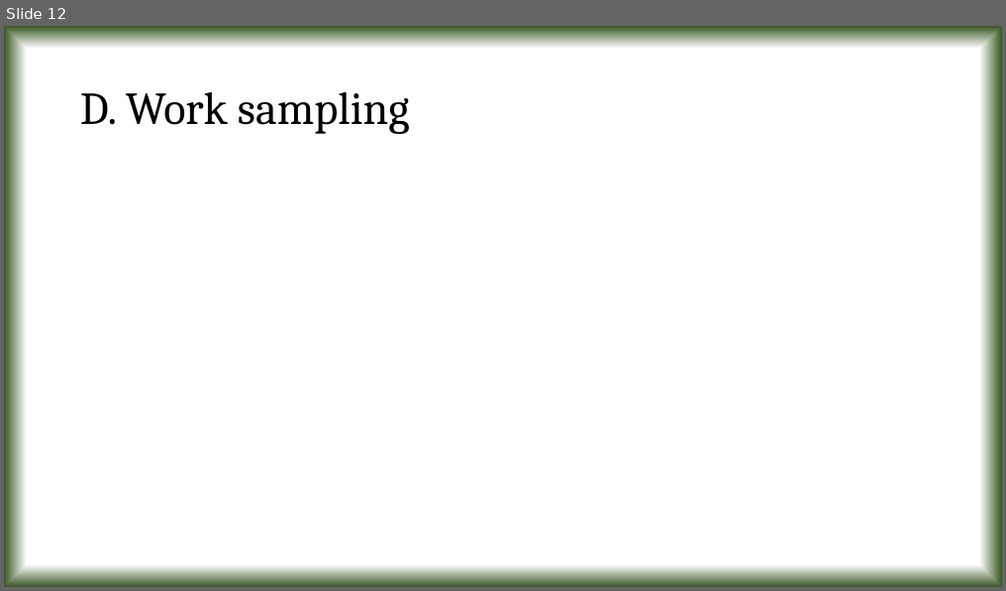
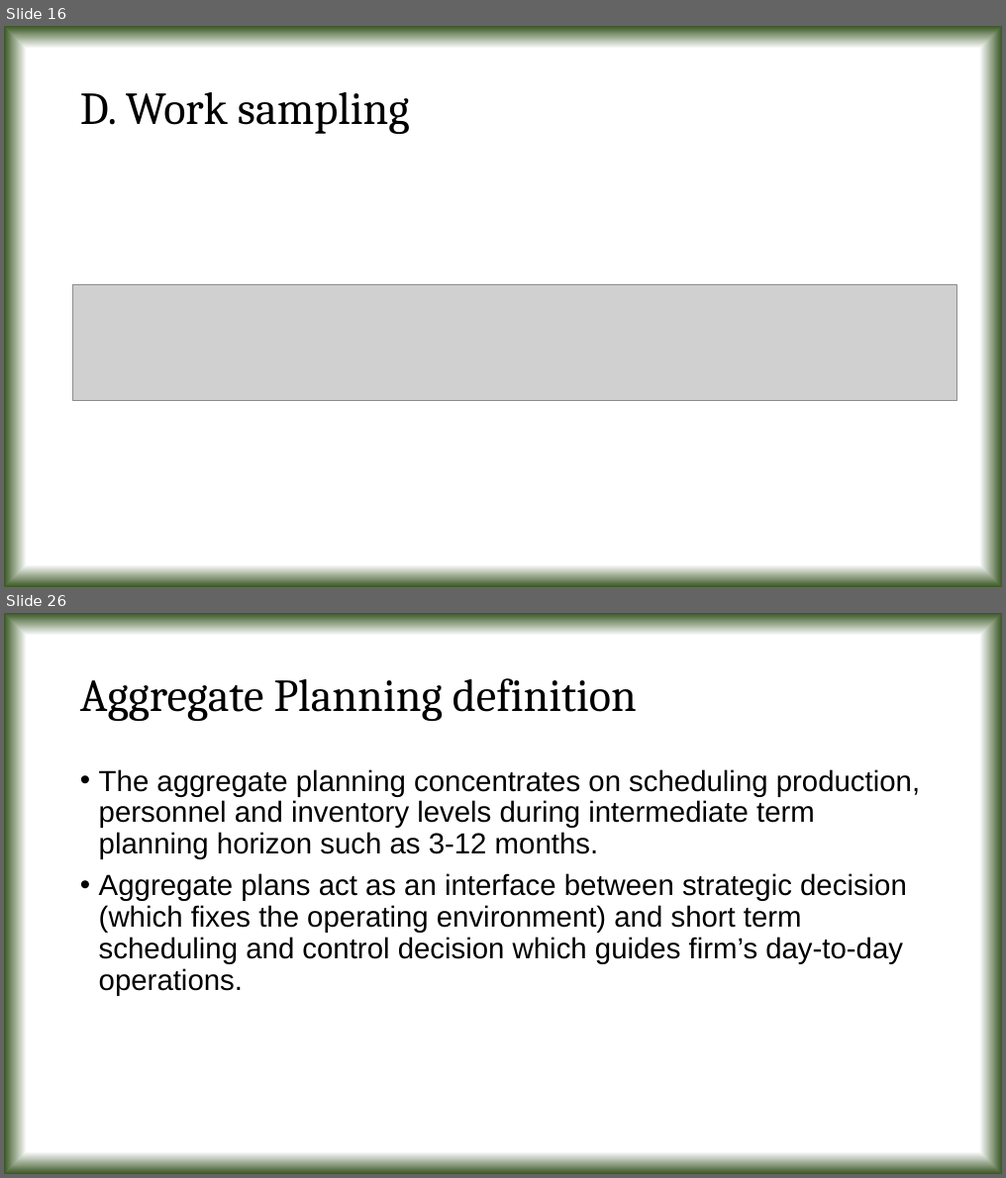
Before and after one commit to tanmoyie/Operations-Management, a slide deck: Operations Management lecture notes of Tanmoy Das.pptx. Shown one above the other, each under a label of ours: slide 12 before the commit, slides 16 and 26 after it; the slides between them are not shown. The pictures are 1006x591 and 1006x1178 pixels, drawn with LibreOffice and Linux fonts; fonts in the diff are those of the drawing; grey boxes stand for pictures. Boxes give left, top, right and bottom in pixels: in the first picture for what was removed or moved away, otherwise in the second. Text is boxed around its words. In the diff, an @@ line names an element or a change of style, - is before the commit and + after.

```diff
--- a/Operations Management lecture notes of Tanmoy Das.pptx
+++ b/Operations Management lecture notes of Tanmoy Das.pptx
@@ slide 26 added at (4, 613, 1002, 1174), background gradient #FFFFFF to #385723 @@
@@ title added at (80, 678, 637, 721), 44 pt, text #000000 @@
+Aggregate Planning definition
@@ text added at (99, 769, 920, 996), 28 pt, text #000000 @@
+• The aggregate planning concentrates on scheduling production, personnel and inventory levels during intermediate term planning horizon such as 3-12 months.
+• Aggregate plans act as an interface between strategic decision (which fixes the operating environment) and short term scheduling and control decision which guides firm’s day-to-day operations.
@@ what was slide 12 is now slide 16 @@
@@ slide 16 changed as well @@
@@ picture added at (73, 285, 957, 401) @@
```
Also in this commit, not shown: 4 other slides changed, 17 other slides added, 1 other file.
